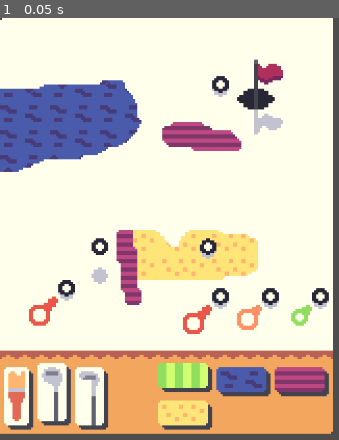
Above: before the commit, frame 1.
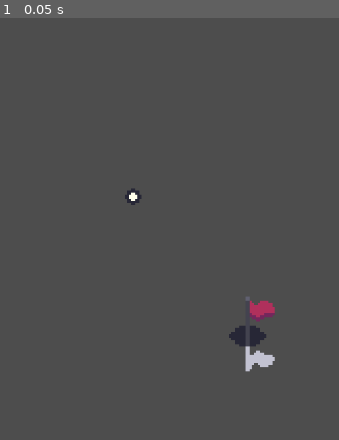
Above: after the commit, the same moment.

Repository: Pojemnik/golfech
Game: Godot game, scene res://main.tscn
Two runs of this game, one before a commit and one after it. Both use one fixed random seed, a clock stepped at 60 frames per second and the inputs below. This scene is started directly instead of the project's main scene.
Inputs:
- Up to frame 1 (0.05 s): no input

The runs differ from the first frame. In frame 1, 95% of the frame differs, in the area x 0-99%, y 0-99%.

Commit message:
Add some textures :)

Diff:
--- a/GameScene.tscn
+++ b/GameScene.tscn
@@ -1,16 +1,10 @@
-[gd_scene load_steps=10 format=3 uid="uid://drw3t28r5xep0"]
+[gd_scene load_steps=8 format=3 uid="uid://drw3t28r5xep0"]
 
-[ext_resource type="Texture2D" uid="uid://4i27goxt5wdu" path="res://icon.svg" id="1_eqhe0"]
-[ext_resource type="Script" uid="uid://ckfhh2dky166s" path="res://ball.gd" id="1_k77ap"]
-[ext_resource type="PackedScene" uid="uid://de53sucdvbe4m" path="res://bunker.tscn" id="3_haeiw"]
-[ext_resource type="PackedScene" uid="uid://bil7klfgsihs8" path="res://wormhole.tscn" id="4_b5kf5"]
-[ext_resource type="Script" uid="uid://digcmhtjwatr2" path="res://water.gd" id="5_hvuor"]
-
-[sub_resource type="PhysicsMaterial" id="PhysicsMaterial_k77ap"]
-friction = 0.0
-bounce = 1.0
-
-[sub_resource type="CircleShape2D" id="CircleShape2D_f24su"]
+[ext_resource type="PackedScene" uid="uid://le22gcboi3a3" path="res://ball.tscn" id="2_hvuor"]
+[ext_resource type="Texture2D" uid="uid://1jiuc0mmdlb2" path="res://tex/flag.png" id="3_1kil2"]
+[ext_resource type="PackedScene" path="res://bunker.tscn" id="3_haeiw"]
+[ext_resource type="PackedScene" path="res://wormhole.tscn" id="4_b5kf5"]
+[ext_resource type="Script" path="res://water.gd" id="5_hvuor"]
 
 [sub_resource type="RectangleShape2D" id="RectangleShape2D_eqhe0"]
 size = Vector2(20, 120)
@@ -22,23 +16,15 @@
 [node name="Spawnpoint" type="Node2D" parent="."]
 position = Vector2(14, -13)
 
-[node name="Ball" type="RigidBody2D" parent="." node_paths=PackedStringArray("spawnpoint")]
-position = Vector2(14, -13)
-physics_material_override = SubResource("PhysicsMaterial_k77ap")
-gravity_scale = 0.0
-linear_damp = 1.0
-script = ExtResource("1_k77ap")
+[node name="Flag" type="Sprite2D" parent="."]
+texture_filter = 1
+position = Vector2(60, 76)
+texture = ExtResource("3_1kil2")
+offset = Vector2(0.5, 0)
+
+[node name="Ball" parent="." node_paths=PackedStringArray("spawnpoint") instance=ExtResource("2_hvuor")]
+position = Vector2(32, 43)
 spawnpoint = NodePath("../Spawnpoint")
-
-[node name="CollisionShape2D" type="CollisionShape2D" parent="Ball"]
-shape = SubResource("CircleShape2D_f24su")
-
-[node name="Sprite2D" type="Sprite2D" parent="Ball"]
-scale = Vector2(0.1, 0.1)
-texture = ExtResource("1_eqhe0")
-
-[node name="Line2D" type="Line2D" parent="Ball"]
-points = PackedVector2Array(0, 0, 50, 0)
 
 [node name="StaticBody2D" type="StaticBody2D" parent="."]
 position = Vector2(77, -34)
@@ -47,11 +33,8 @@
 [node name="CollisionShape2D" type="CollisionShape2D" parent="StaticBody2D"]
 shape = SubResource("RectangleShape2D_eqhe0")
 
-[node name="Camera2D" type="Camera2D" parent="."]
-zoom = Vector2(3, 3)
-
 [node name="Bunker" parent="." instance=ExtResource("3_haeiw")]
-position = Vector2(56, 47)
+position = Vector2(115, 80)
 
 [node name="Wormhole2" parent="." node_paths=PackedStringArray("output") instance=ExtResource("4_b5kf5")]
 position = Vector2(-75, -15)
--- a/ball.gd
+++ b/ball.gd
@@ -25,7 +25,7 @@
 		start_vector = get_viewport().get_mouse_position();
 
 	if (start_vector):
-		current_vector = (get_viewport().get_mouse_position() - start_vector) / 3;
+		current_vector = (get_viewport().get_mouse_position() - start_vector);
 		$Line2D.points = [Vector2.ZERO, current_vector];
 	else:
 		$Line2D.points = [];
--- /dev/null
+++ b/ball.tscn
@@ -0,0 +1,29 @@
+[gd_scene load_steps=5 format=3 uid="uid://le22gcboi3a3"]
+
+[ext_resource type="Script" uid="uid://ckfhh2dky166s" path="res://ball.gd" id="1_41u45"]
+[ext_resource type="Texture2D" uid="uid://8ewvrwenv2sg" path="res://tex/ball.png" id="2_ktgx5"]
+
+[sub_resource type="PhysicsMaterial" id="PhysicsMaterial_k77ap"]
+friction = 0.0
+bounce = 1.0
+
+[sub_resource type="CircleShape2D" id="CircleShape2D_f24su"]
+radius = 2.0
+
+[node name="Ball" type="RigidBody2D" node_paths=PackedStringArray("spawnpoint")]
+physics_material_override = SubResource("PhysicsMaterial_k77ap")
+gravity_scale = 0.0
+linear_damp = 1.0
+script = ExtResource("1_41u45")
+spawnpoint = NodePath("")
+
+[node name="CollisionShape2D" type="CollisionShape2D" parent="."]
+shape = SubResource("CircleShape2D_f24su")
+
+[node name="Line2D" type="Line2D" parent="."]
+points = PackedVector2Array(0, 0, 50, 0)
+width = 2.0
+
+[node name="Ball" type="Sprite2D" parent="."]
+texture_filter = 1
+texture = ExtResource("2_ktgx5")
--- a/main.tscn
+++ b/main.tscn
@@ -1,7 +1,7 @@
 [gd_scene load_steps=4 format=3 uid="uid://clc1dsbbmmr1h"]
 
 [ext_resource type="Shader" uid="uid://2kmpm3nsa0yf" path="res://hpx.gdshader" id="1_0xm2m"]
-[ext_resource type="PackedScene" uid="uid://drs10870eky5e" path="res://playroom.tscn" id="1_ig7tw"]
+[ext_resource type="PackedScene" uid="uid://drw3t28r5xep0" path="res://GameScene.tscn" id="2_h2yge"]
 
 [sub_resource type="ShaderMaterial" id="ShaderMaterial_h2yge"]
 shader = ExtResource("1_0xm2m")
@@ -25,4 +25,4 @@
 handle_input_locally = false
 render_target_update_mode = 4
 
-[node name="Playroom" parent="SubViewportContainer/SubViewport" instance=ExtResource("1_ig7tw")]
+[node name="Node2D" parent="SubViewportContainer/SubViewport" instance=ExtResource("2_h2yge")]
Binary file changed: ase/playroom.ase
Binary file added: tex/ball.png
Not shown, added: tex/ball.png.import
Binary file added: tex/flag.png
Not shown, added: tex/flag.png.import
